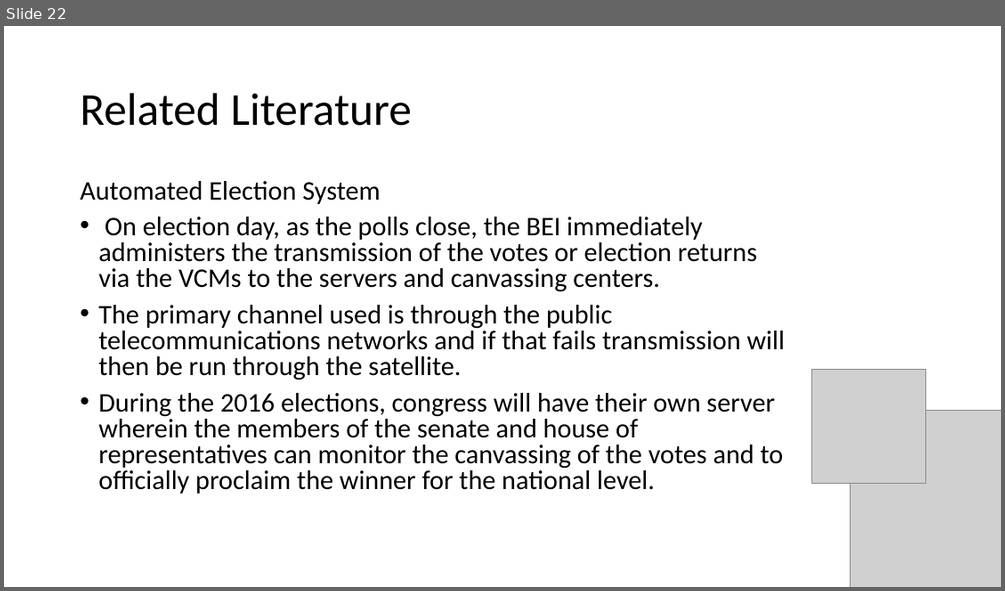
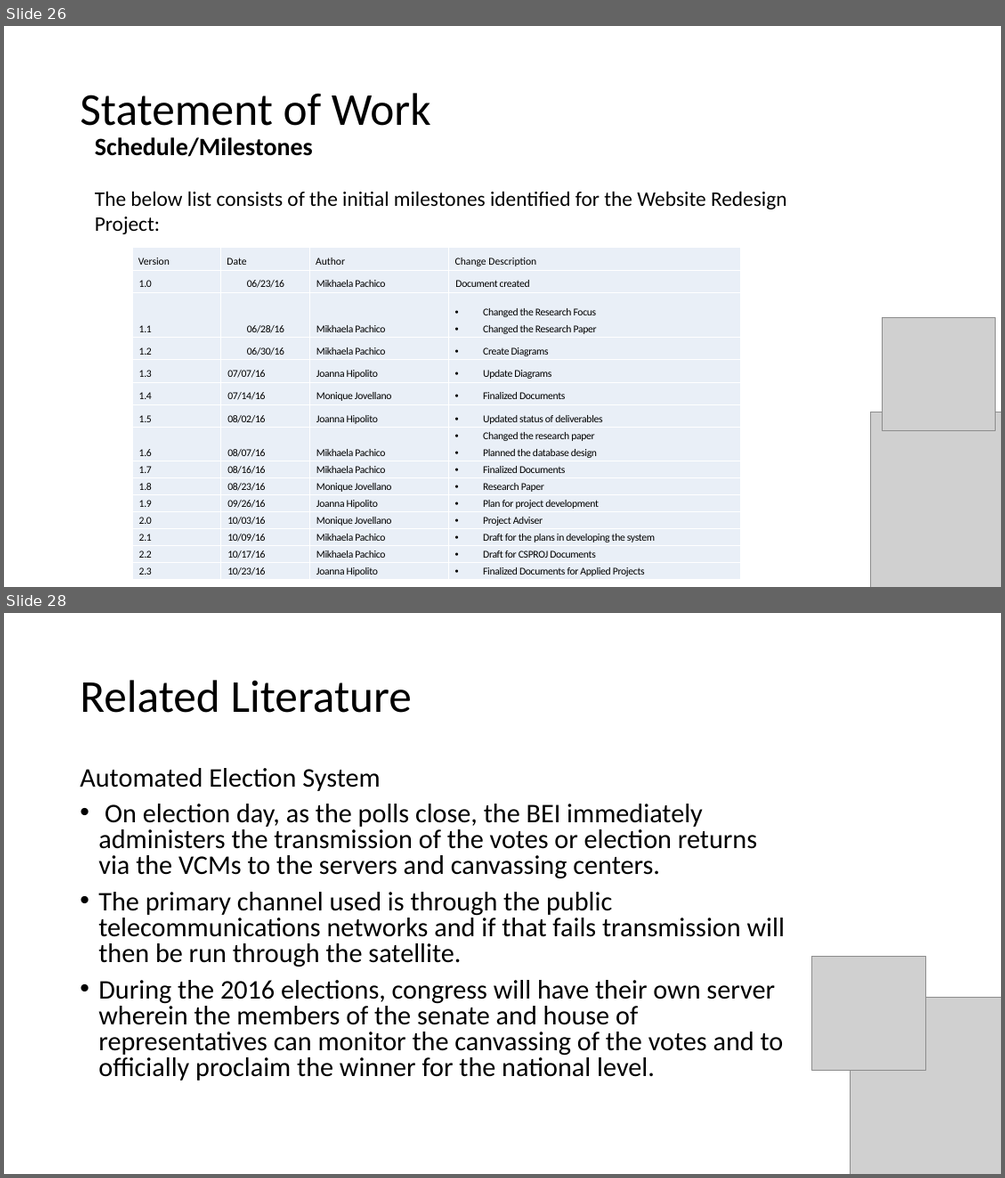
Before and after one commit to seans888/Project---Automate-Election, a slide deck: Documentation/Research Paper/AES ppt presentation.pptx. Shown one above the other, each under a label of ours: slide 22 before the commit, slides 26 and 28 after it; the slides between them are not shown. The pictures are 1005x591 and 1005x1178 pixels, drawn with LibreOffice and Linux fonts; fonts in the diff are those of the drawing; grey boxes stand for pictures. Boxes give left, top, right and bottom in pixels: in the first picture for what was removed or moved away, otherwise in the second. Text is boxed around its words. In the diff, an @@ line names an element or a change of style, - is before the commit and + after.

```diff
--- a/Documentation/Research Paper/AES ppt presentation.pptx
+++ b/Documentation/Research Paper/AES ppt presentation.pptx
@@ slide 26 added at [4, 26, 1001, 587], background #FFFFFF @@
@@ title added at [80, 93, 431, 126], 44 pt, text #000000 @@
+Statement of Work
@@ text added at [95, 137, 787, 234], 20 pt, text #000000 @@
+Schedule/Milestones
+The below list consists of the initial milestones identified for the Website Redesign Project:
@@ table added at [133, 248, 741, 427], 7 rows, 4 columns @@
+Version | Date | Author | Change Description
+1.0 | 06/23/16 | Mikhaela Pachico | Document created
+1.1 | 06/28/16 | Mikhaela Pachico | Changed the Research Focus / Changed the Research Paper
+1.2 | 06/30/16 | Mikhaela Pachico | Create Diagrams
+1.3 | 07/07/16 | Joanna Hipolito | Update Diagrams
+1.4 | 07/14/16 | Monique Jovellano | Finalized Documents
+1.5 | 08/02/16 | Joanna Hipolito | Updated status of deliverables
@@ picture added at [882, 318, 995, 431] @@
@@ picture added at [871, 412, 1001, 587] @@
@@ table added at [133, 427, 741, 580], 8 rows, 4 columns @@
+1.6 | 08/07/16 | Mikhaela Pachico | Changed the research paper / Planned the database design
+1.7 | 08/16/16 | Mikhaela Pachico | Finalized Documents
+1.8 | 08/23/16 | Monique Jovellano | Research Paper
+1.9 | 09/26/16 | Joanna Hipolito | Plan for project development
+2.0 | 10/03/16 | Monique Jovellano | Project Adviser
+2.1 | 10/09/16 | Mikhaela Pachico | Draft for the plans in developing the system
+2.2 | 10/17/16 | Mikhaela Pachico | Draft for CSPROJ Documents
+2.3 | 10/23/16 | Joanna Hipolito | Finalized Documents for Applied Projects
@@ what was slide 22 is now slide 28 @@
```
Also in this commit, not shown: 1 slide changed, 5 other slides added, 4 other files.
